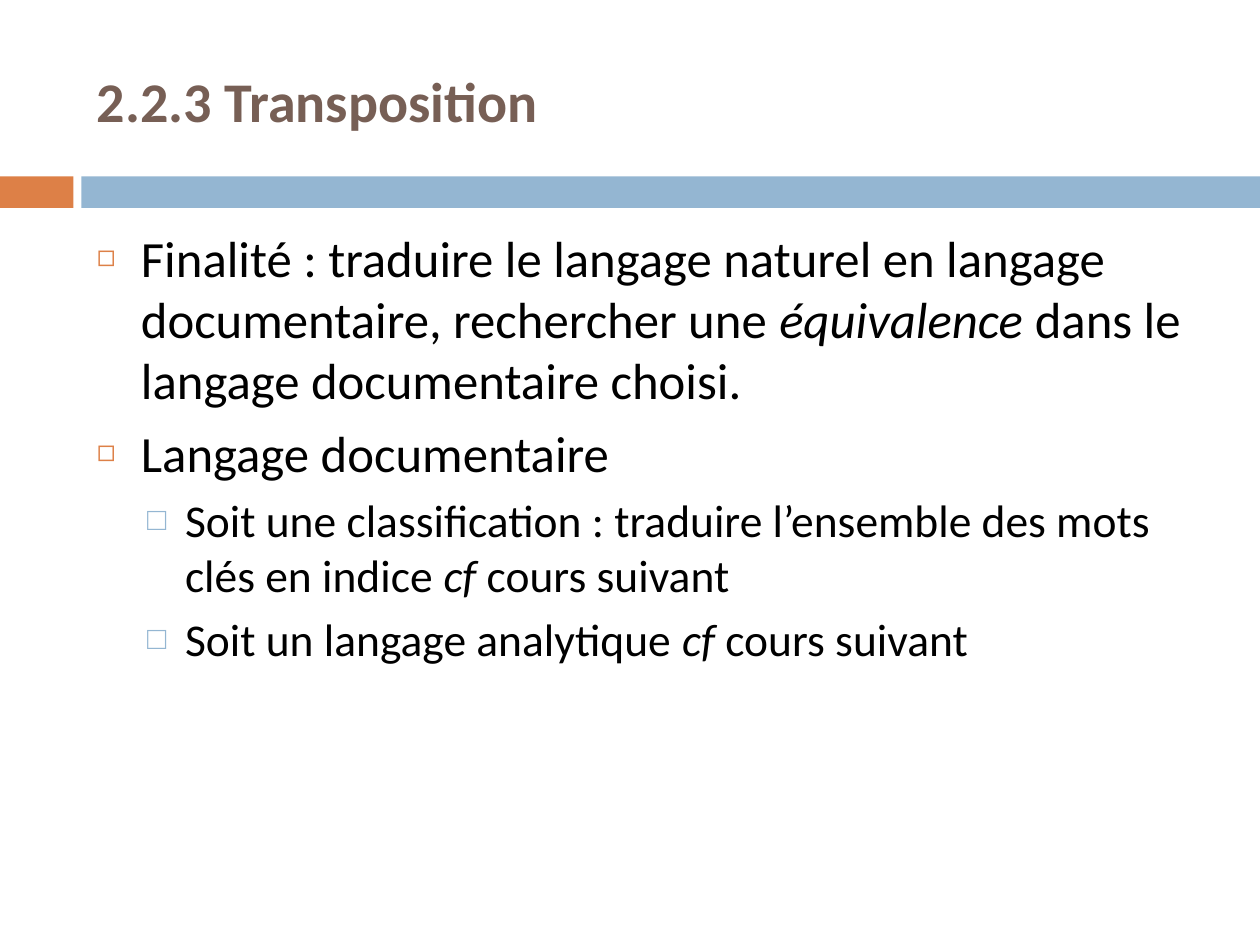
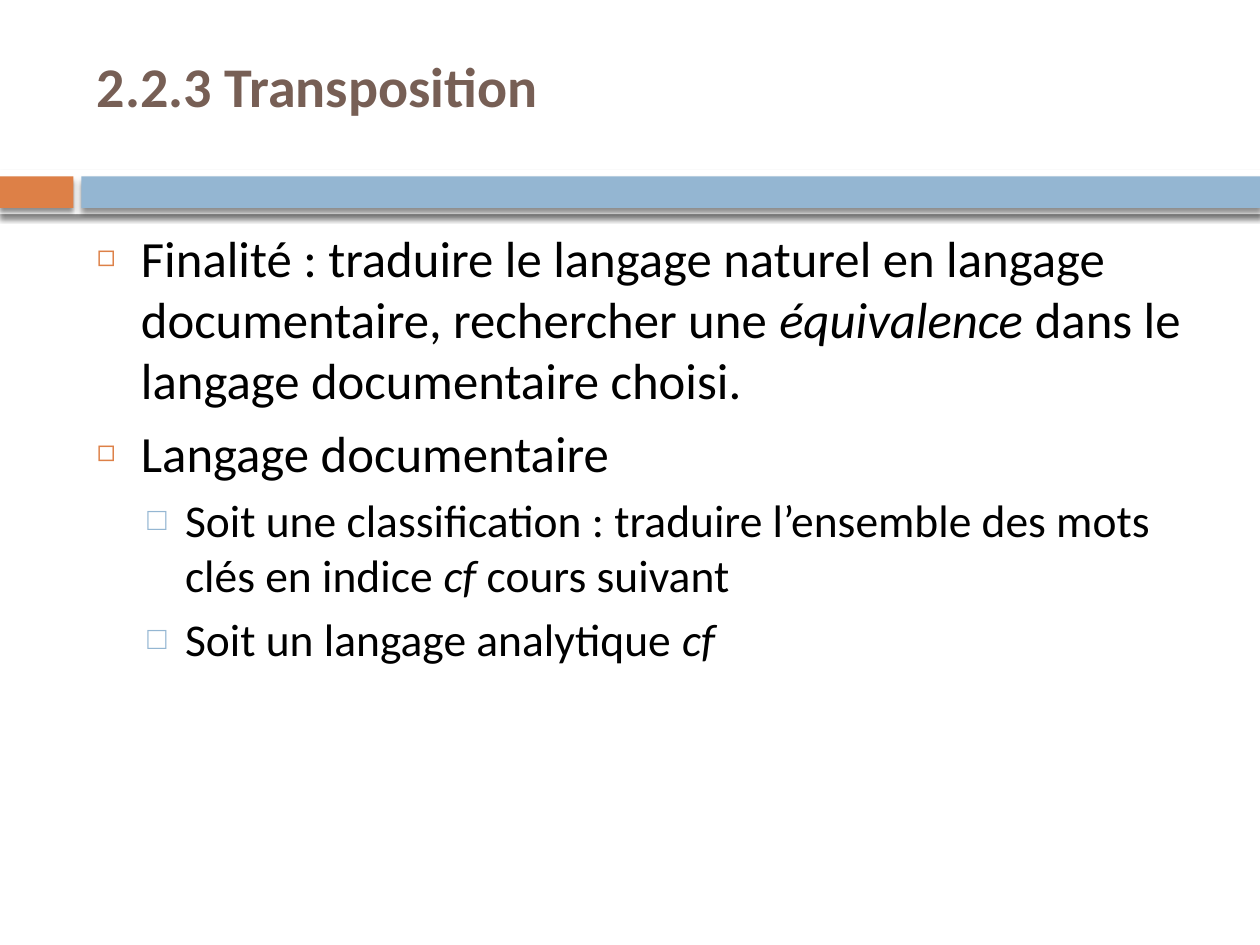
Before and after one commit to martyyann01/td_lyon3, a slide deck: slide 40 of Trait_Doc/Cours/Support_Cours.pptx. Drawn at 1260x945 pixels with LibreOffice and Linux fonts; fonts in the diff are those of the drawing. Boxes give left, top, right and bottom in pixels: in the first picture for what was removed or moved away, otherwise in the second. Text is boxed around its words. In the diff, an @@ line names an element or a change of style, - is before the commit and + after.

```diff
--- a/Trait_Doc/Cours/Support_Cours.pptx
+++ b/Trait_Doc/Cours/Support_Cours.pptx
@@ text "2.2.3 Transposition": place and size @@
-text "2.2.3 Transposition" at [97,82,538,131]
+text "2.2.3 Transposition" at [97,67,538,116]
@@ rectangle at [0,176,73,208]: shadow on @@
@@ rectangle added at [0,170,1260,214], fill #FFFFFF @@
@@ rectangle at [82,176,1260,208]: shadow on @@
@@ text at [185,624,715,664]: text changed @@
-  □ Soit un langage analytique cf cours suivant
+  □ Soit un langage analytique cf
```
Also in this commit, not shown: 72 other slides changed, 19 other files.
